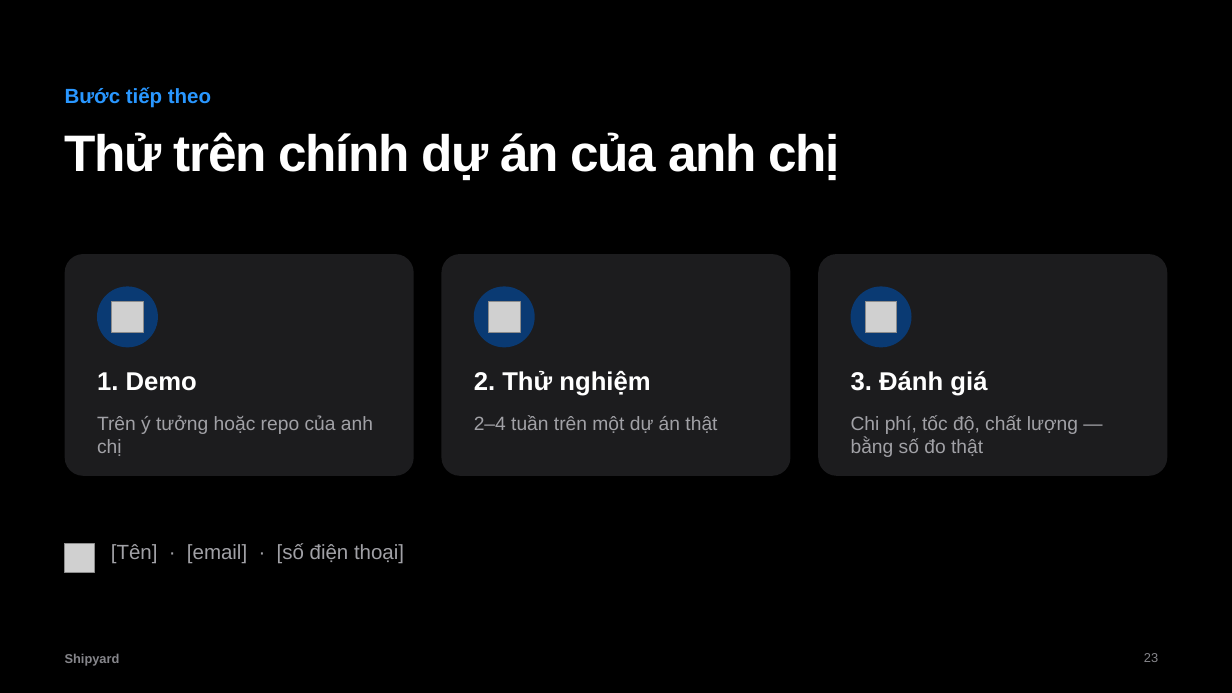
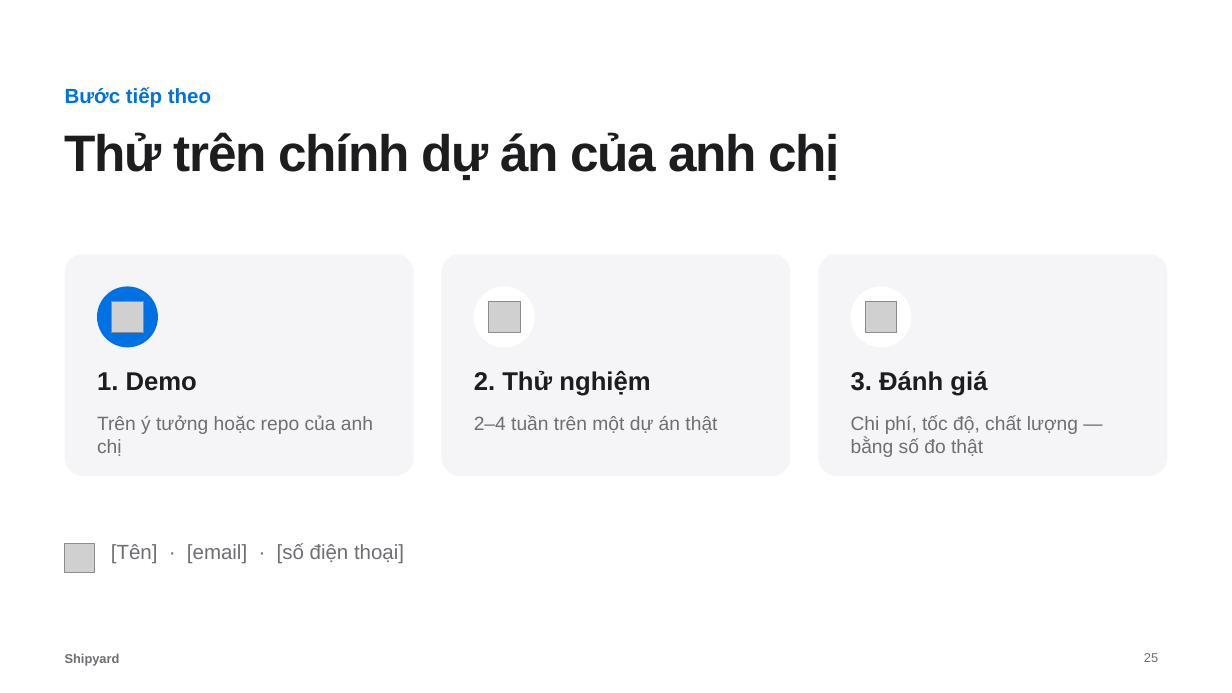
Before and after one commit to NTTIT1/shipyard-harness, a slide deck: slide 25 of docs/Shipyard-gioi-thieu.pptx (slide 23 before the commit). Drawn at 1232x693 pixels with LibreOffice and Linux fonts; fonts in the diff are those of the drawing; grey boxes stand for pictures. Boxes give left, top, right and bottom in pixels: in the first picture for what was removed or moved away, otherwise in the second. Text is boxed around its words. In the diff, an @@ line names an element or a change of style, - is before the commit and + after.

```diff
--- a/docs/Shipyard-gioi-thieu.pptx
+++ b/docs/Shipyard-gioi-thieu.pptx
@@ background #000000 to #FFFFFF @@
@@ text "Bước tiếp theo" at [65, 87, 211, 108]: text colour #2997FF to #0071E3 @@
@@ fill #1C1C1E to #F5F5F7 in 3 elements at [65, 254, 414, 476], [442, 254, 791, 476], [819, 254, 1168, 476] @@
@@ ellipse at [97, 287, 158, 348]: fill #0A3A73 to #0071E3 @@
@@ ellipse at [474, 287, 535, 348]: fill #0A3A73 to #FFFFFF @@
@@ ellipse at [851, 287, 912, 348]: fill #0A3A73 to #FFFFFF @@
@@ text colour #FFFFFF to #1D1D1F in 4 elements at [65, 132, 841, 180], [97, 372, 197, 391], [474, 371, 650, 396], [851, 371, 987, 396] @@
@@ text colour #A1A1A6 to #6E6E73 in 4 elements at [97, 415, 373, 456], [474, 415, 717, 433], [851, 415, 1078, 457], [111, 543, 404, 563] @@
@@ text "Shipyard" at [65, 654, 120, 666]: text colour #86868B to #6E6E73 @@
@@ page number at [1144, 653, 1158, 662]: text changed; text colour #86868B to #6E6E73 @@
-23
+25
```
Also in this commit, not shown: 3 other slides changed, 2 slides added, 1 other file.
